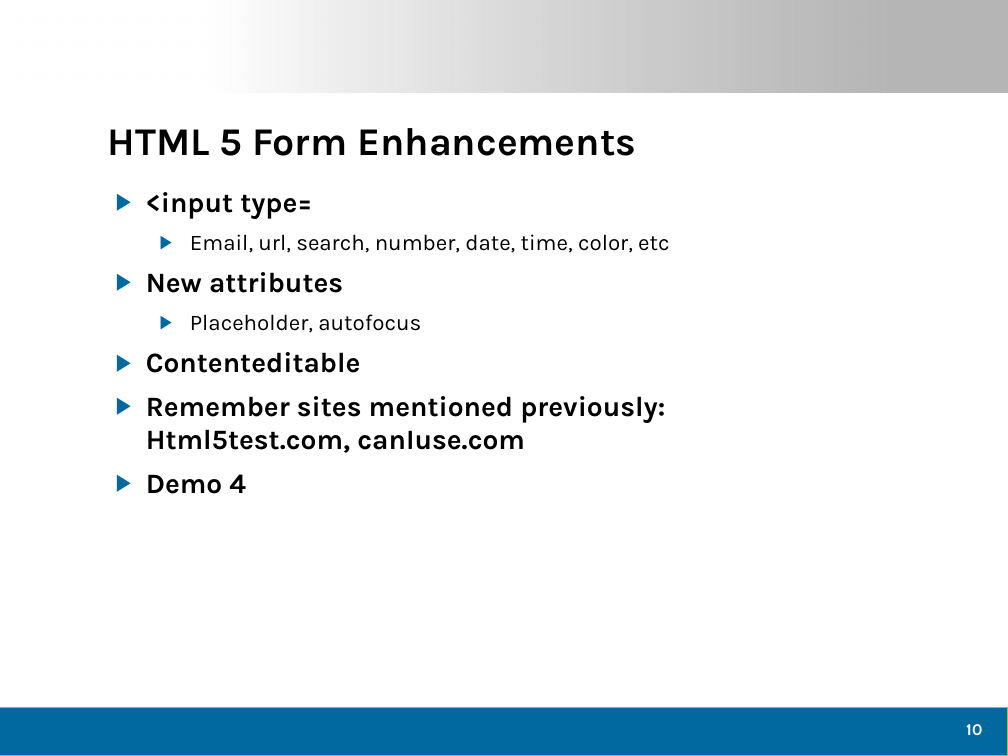
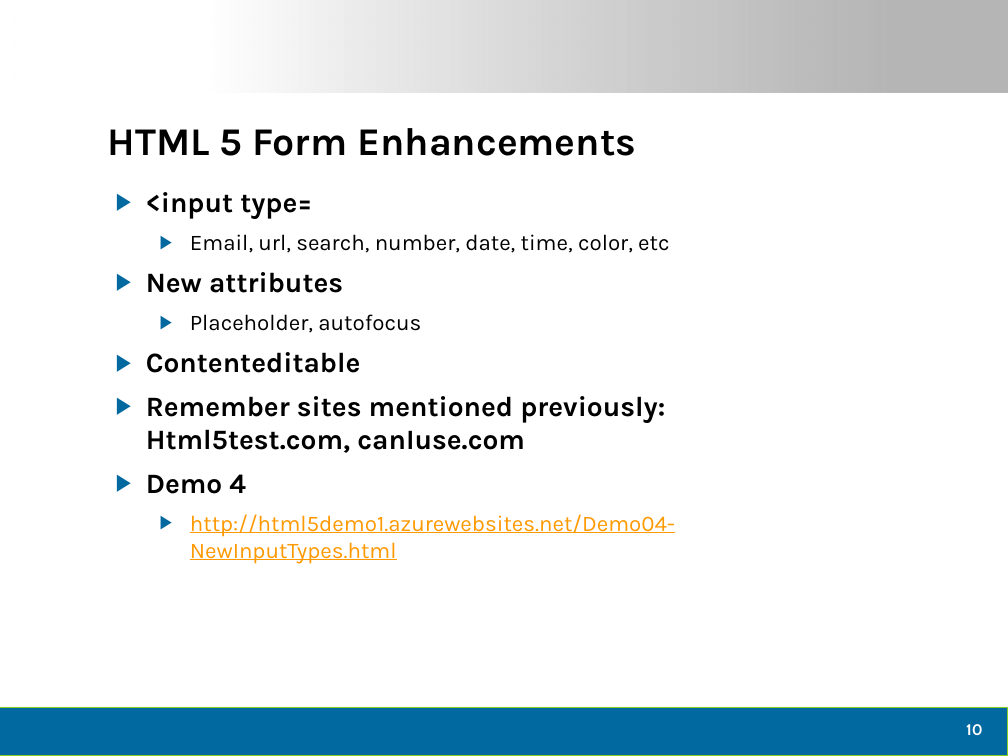
Before and after one commit to dtomyn/HTML5Demo1, a slide deck: slide 11 of Docs/2012 - Live360 Event Review (NEWER).pptx. Drawn at 1008x756 pixels with LibreOffice and Linux fonts; fonts in the diff are those of the drawing; background and template pictures are left out. Boxes give left, top, right and bottom in pixels: in the first picture for what was removed or moved away, otherwise in the second. Text is boxed around its words. In the diff, an @@ line names an element or a change of style, - is before the commit and + after.

```diff
--- a/Docs/2012 - Live360 Event Review (NEWER).pptx
+++ b/Docs/2012 - Live360 Event Review (NEWER).pptx
@@ text at (x1=190, y1=514, x2=675, y2=564): paragraph added @@
+  ▶ http://html5demo1.azurewebsites.net/Demo04-NewInputTypes.html
```
Also in this commit, not shown: 12 other slides changed, 2 slides added, 3 other files.
